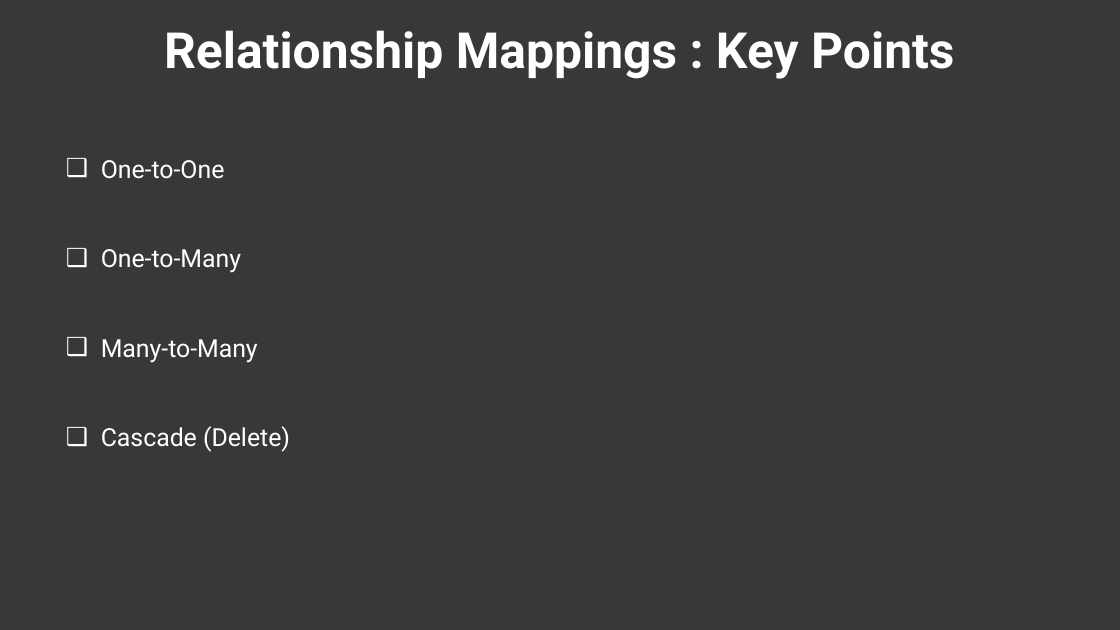
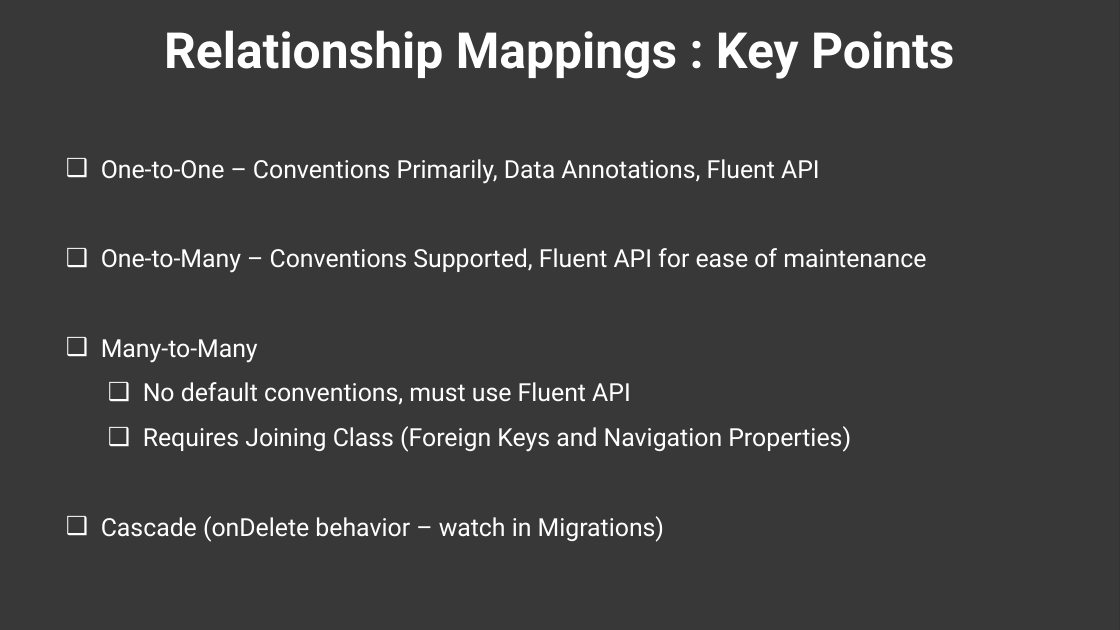
Before and after one commit to twalkerb/Entity-foundation-.NET-6, a slide deck: slide 15 of Sections/Section 3/Entity Fundamentals Using .NET 6_Section 3.pptx. Drawn at 1120x630 pixels with LibreOffice and Linux fonts; fonts in the diff are those of the drawing; background and template pictures are left out; a plain dark background stands for a picture behind light text. Boxes give left, top, right and bottom in pixels: in the first picture for what was removed or moved away, otherwise in the second. Text is boxed around its words. In the diff, an @@ line names an element or a change of style, - is before the commit and + after.

```diff
--- a/Sections/Section 3/Entity Fundamentals Using .NET 6_Section 3.pptx
+++ b/Sections/Section 3/Entity Fundamentals Using .NET 6_Section 3.pptx
@@ text at [101,159,926,273]: text changed @@
-❑ One-to-One
-❑ One-to-Many
+❑ One-to-One – Conventions Primarily, Data Annotations, Fluent API
+❑ One-to-Many – Conventions Supported, Fluent API for ease of maintenance
@@ text at [101,382,851,542]: text changed @@
-❑ Cascade (Delete)
+  ❑ No default conventions, must use Fluent API
+  ❑ Requires Joining Class (Foreign Keys and Navigation Properties)
+❑ Cascade (onDelete behavior – watch in Migrations)
```
Also in this commit, not shown: 2 other slides changed, 3 slides added, 26 other files.
